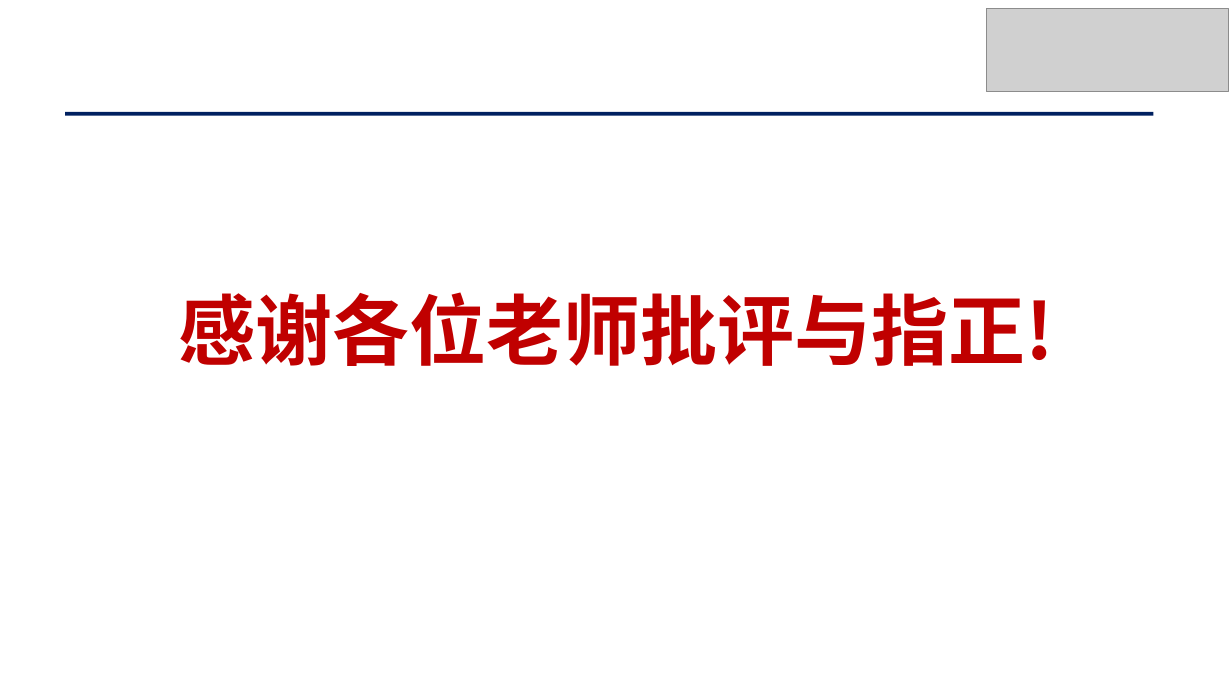
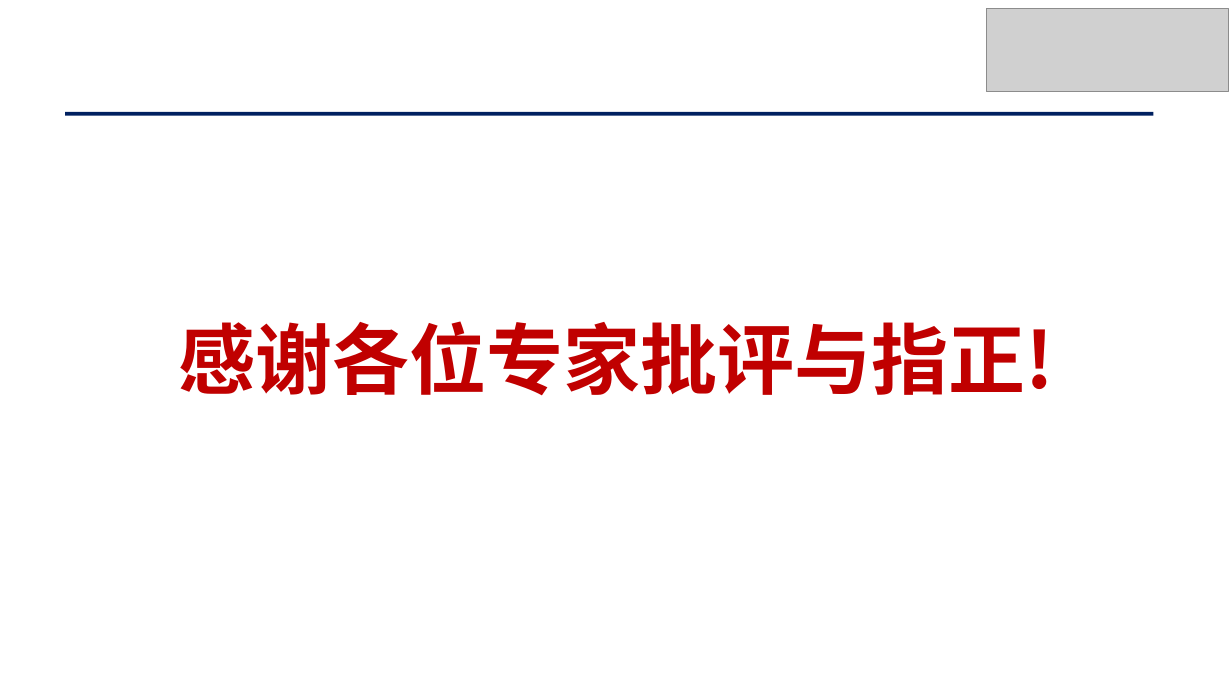
Before and after one commit to yck0609/master-thesis, a slide deck: slide 27 of PPT/基于策略迭代的马尔可夫跳变系统最优跟踪控制_姚才康.pptx (slide 16 before the commit). Drawn at 1232x693 pixels with LibreOffice and Linux fonts; fonts in the diff are those of the drawing; grey boxes stand for pictures. Boxes give left, top, right and bottom in pixels: in the first picture for what was removed or moved away, otherwise in the second. Text is boxed around its words. In the diff, an @@ line names an element or a change of style, - is before the commit and + after.

```diff
--- a/PPT/基于策略迭代的马尔可夫跳变系统最优跟踪控制_姚才康.pptx
+++ b/PPT/基于策略迭代的马尔可夫跳变系统最优跟踪控制_姚才康.pptx
@@ text at (178,321,1053,396): text changed @@
-感谢各位老师批评与指正!
+感谢各位专家批评与指正!
```
Also in this commit, not shown: 4 other slides changed, 18 slides added, 7 slides removed, 15 other files.
